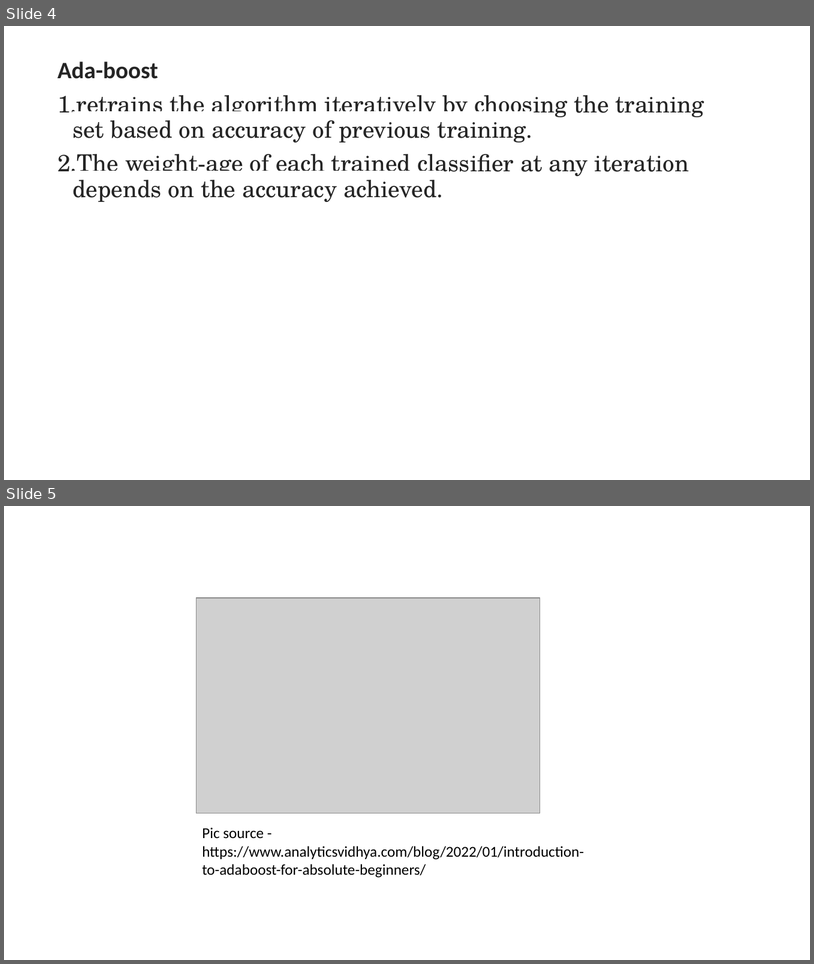
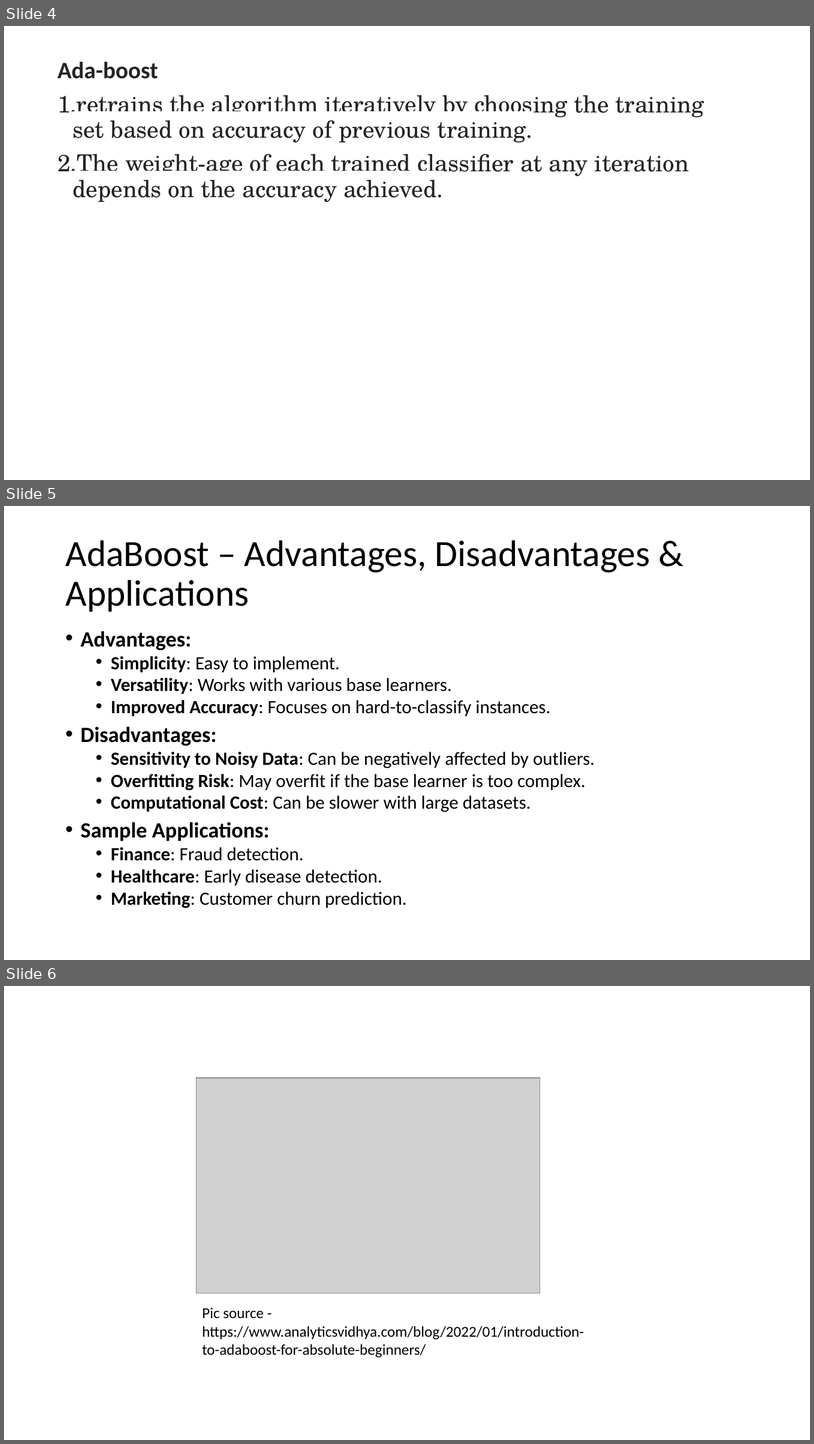
Before and after one commit to lulu3202/2.-Machine-Learning-Regression, a slide deck: Boosting/Boosting_PPT.pptx. Shown one above the other, each under a label of ours: slides 4 and 5 before the commit, slides 4, 5 and 6 after it. The pictures are 814x964 and 814x1444 pixels, drawn with LibreOffice and Linux fonts; fonts in the diff are those of the drawing; grey boxes stand for pictures. Boxes give left, top, right and bottom in pixels: in the first picture for what was removed or moved away, otherwise in the second. Text is boxed around its words. In the diff, an @@ line names an element or a change of style, - is before the commit and + after.

```diff
--- a/Boosting/Boosting_PPT.pptx
+++ b/Boosting/Boosting_PPT.pptx
@@ slide 5 added at [4,506,810,960], background #FFFFFF @@
@@ title added at [65,540,651,612], 44 pt, text #000000 @@
+AdaBoost – Advantages, Disadvantages & Applications
@@ text added at [81,631,595,908], 22.2 pt, text #000000 @@
+• Advantages:
+  • Simplicity: Easy to implement.
+  • Versatility: Works with various base learners.
+  • Improved Accuracy: Focuses on hard-to-classify instances.
+• Disadvantages:
+  • Sensitivity to Noisy Data: Can be negatively affected by outliers.
+  • Overfitting Risk: May overfit if the base learner is too complex.
+  • Computational Cost: Can be slower with large datasets.
+• Sample Applications:
+  • Finance: Fraud detection.
+  • Healthcare: Early disease detection.
+  • Marketing: Customer churn prediction.
@@ what was slide 5 is now slide 6 @@
```
Also in this commit, not shown: 3 other slides added.
